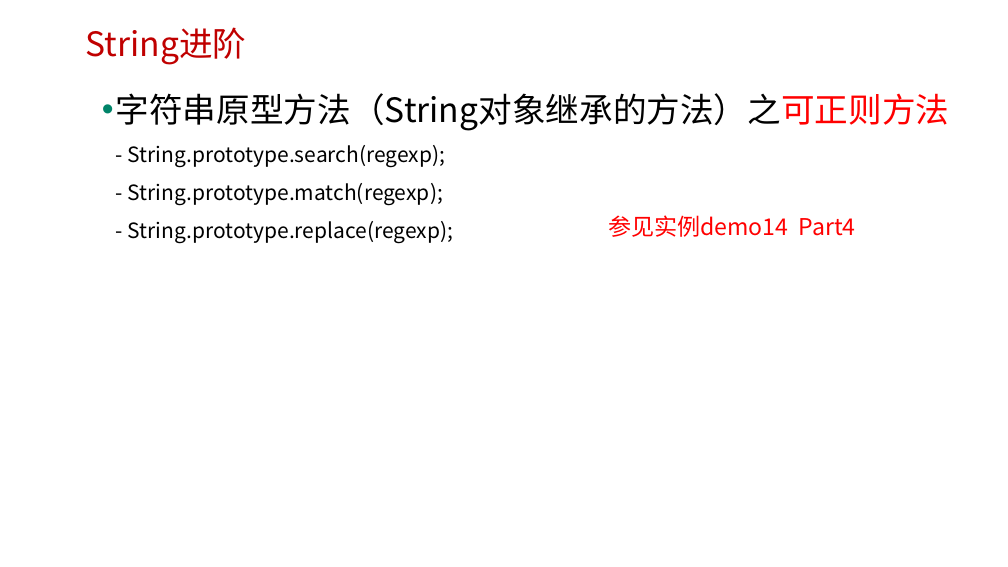
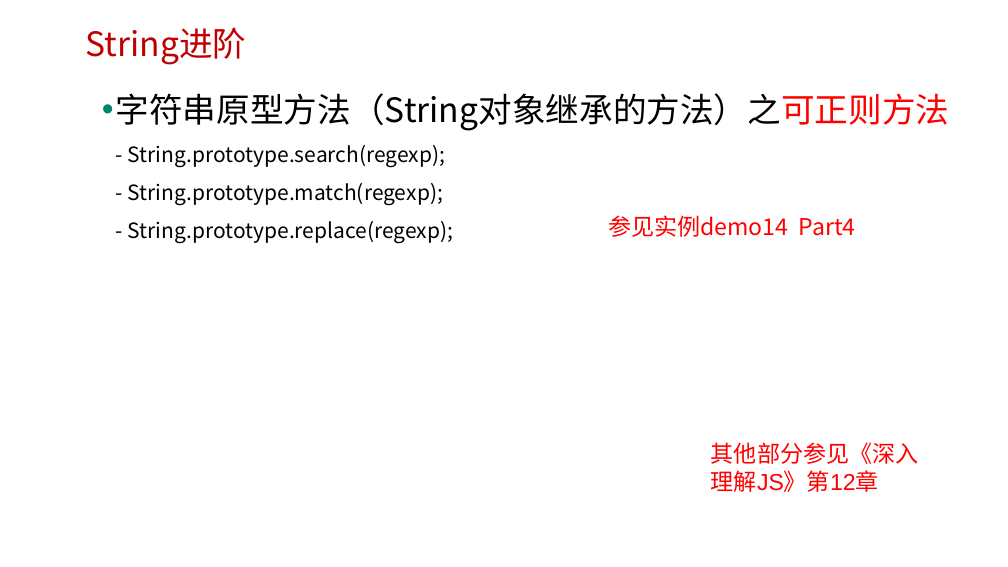
Before and after one commit to edu2act/course-javascript-advanced, a slide deck: slide 28 of 课程PPT/02.JavaScript数据类型、值与变量.pptx. Drawn at 1008x567 pixels with LibreOffice and Linux fonts; fonts in the diff are those of the drawing; background and template pictures are left out. Boxes give left, top, right and bottom in pixels: in the first picture for what was removed or moved away, otherwise in the second. Text is boxed around its words. In the diff, an @@ line names an element or a change of style, - is before the commit and + after.

```diff
--- a/课程PPT/02.JavaScript数据类型、值与变量.pptx
+++ b/课程PPT/02.JavaScript数据类型、值与变量.pptx
@@ text added at (711,442,919,492), 22 pt, text #FF0000 @@
+其他部分参见《深入理解JS》第12章
```
Also in this commit, not shown: 8 other slides changed, 11 other files.
